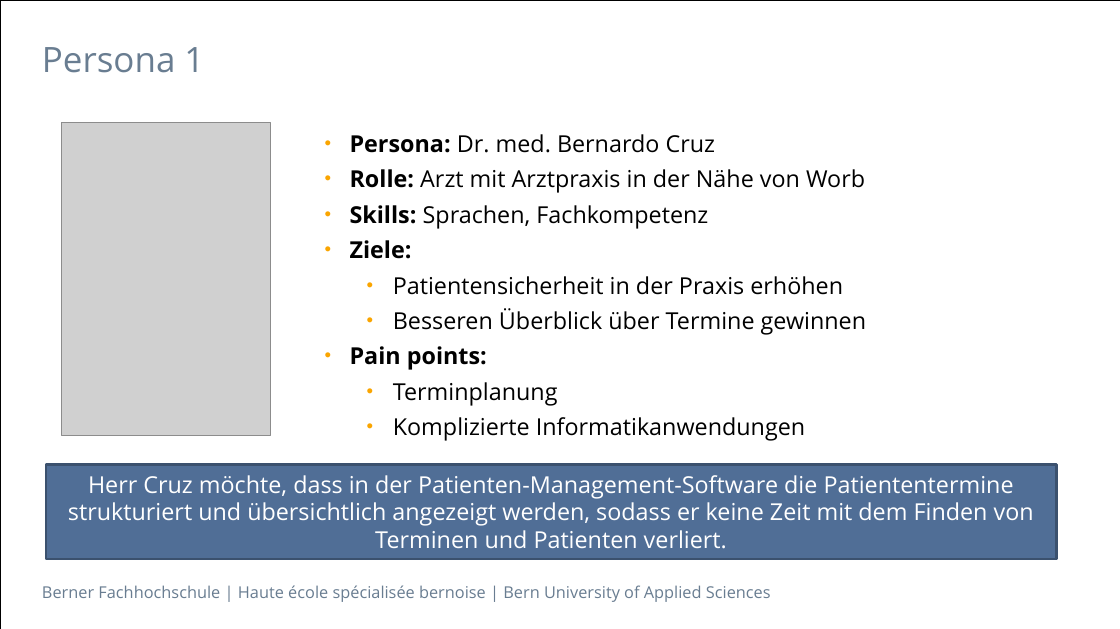
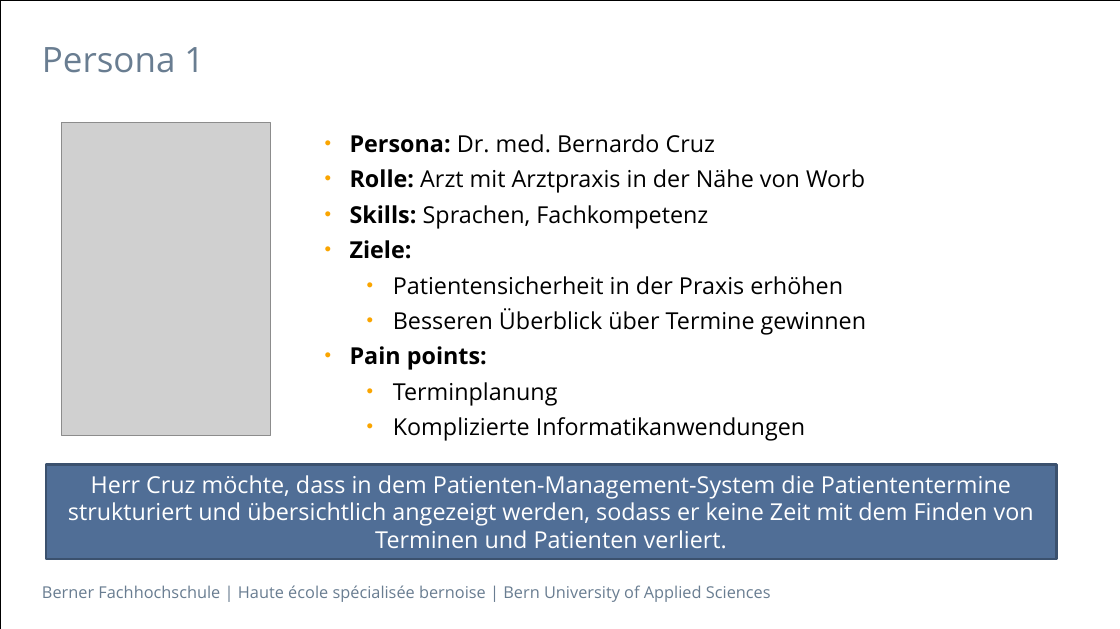
Before and after one commit to selvs1/ePsyDoc, a slide deck: slide 4 of doc/task-01/Präsentation/Task01- Ärzte - Suchtpatienten.pptx. Drawn at 1120x629 pixels with LibreOffice and Linux fonts; fonts in the diff are those of the drawing; grey boxes stand for pictures. Boxes give left, top, right and bottom in pixels: in the first picture for what was removed or moved away, otherwise in the second. Text is boxed around its words. In the diff, an @@ line names an element or a change of style, - is before the commit and + after.

```diff
--- a/doc/task-01/Präsentation/Task01- Ärzte - Suchtpatienten.pptx
+++ b/doc/task-01/Präsentation/Task01- Ärzte - Suchtpatienten.pptx
@@ text in rectangle at box(68, 475, 1034, 549): text changed @@
-Herr Cruz möchte, dass in der Patienten-Management-Software die Patiententermine strukturiert und übersichtlich angezeigt werden, sodass er keine Zeit mit dem Finden von Terminen und Patienten verliert.
+Herr Cruz möchte, dass in dem Patienten-Management-System die Patiententermine strukturiert und übersichtlich angezeigt werden, sodass er keine Zeit mit dem Finden von Terminen und Patienten verliert.
```
Also in this commit, not shown: 1 other slide changed, 3 other files.
